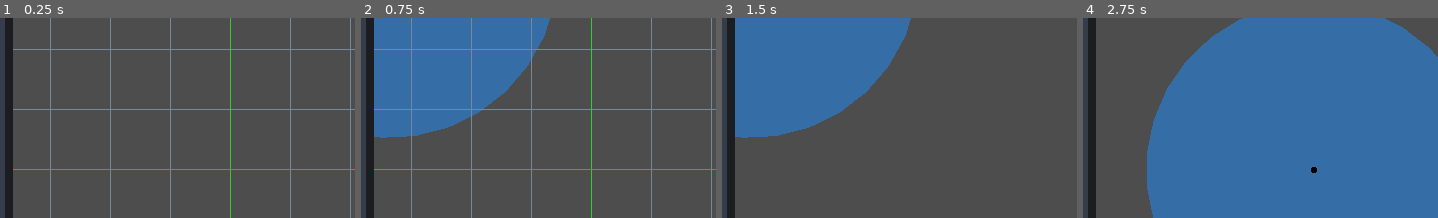
Above: before the commit, frames 1-4 (left to right).
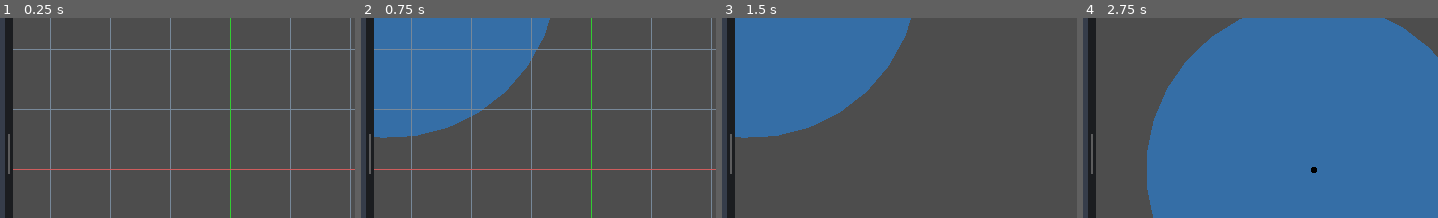
Above: after the commit, the same moments.

Repository: hankedan000/yardscaper
Game: Godot game, scene res://scenes/ui/LayoutPanel/LayoutPanel.tscn
Same seed, same stepped clock (60 frames per second), same inputs: the game is played once before the commit and once after it. This scene is started directly instead of the project's main scene.
Inputs (mouse positions are % of the whole screen's width and height, from its top left):
- Up to frame 1 (0.25 s): no input
- Up to frame 2 (0.75 s): click (41, 4) at 0.5 s
- Up to frame 3 (1.5 s): click (62, 4) at 1.25 s
- Up to frame 4 (2.75 s): tap Enter at 2 s; drag from (69, 54) to (41, 4) at 2.02 s
The pictures show only the part of the screen within x 37-87%, y 16-66%; the shares and areas given below are measured in that part.

The runs differ from the first frame. In frame 1, 0.1% of the frame differs, in the area x 2-3%, y 58-78%; in frame 2, 0.1%; in frame 3, 0.1%; in frame 4, 0.1%.

Commit message:
Fixed issues with many broken property_changed signals

Diff:
--- a/SprinklerDesigner/scenes/ui/ImageNodePropertyEditor/ImageNodePropertyEditor.gd
+++ b/SprinklerDesigner/scenes/ui/ImageNodePropertyEditor/ImageNodePropertyEditor.gd
@@ -1,5 +1,6 @@
 extends GridContainer
 
+@onready var user_label_lineedit := $UserLabelLineEdit
 @onready var width_spinbox  := $WidthSpinBox
 @onready var height_spinbox := $HeightSpinBox
 
@@ -19,6 +20,7 @@
 		img_node = obj
 
 func _sync_ui_to_properties(node: ImageNode):
+	user_label_lineedit.text = node.user_label
 	width_spinbox.value = node.width_ft
 	height_spinbox.value = node.height_ft
 
@@ -30,6 +32,10 @@
 	if img_node is ImageNode:
 		img_node.height_ft = value
 
-func _on_img_node_property_changed(_property, _old_value, _new_value):
+func _on_img_node_property_changed(_obj: WorldObject, _property: StringName, _old_value: Variant, _new_value: Variant) -> void:
 	if img_node is ImageNode:
 		_sync_ui_to_properties(img_node)
+
+func _on_user_label_line_edit_text_submitted(new_text: String) -> void:
+	if img_node is ImageNode:
+		img_node.user_label = new_text
--- a/SprinklerDesigner/scenes/ui/ImageNodePropertyEditor/ImageNodePropertyEditor.tscn
+++ b/SprinklerDesigner/scenes/ui/ImageNodePropertyEditor/ImageNodePropertyEditor.tscn
@@ -7,6 +7,15 @@
 size_flags_vertical = 3
 columns = 2
 script = ExtResource("1_kmjym")
+
+[node name="Label3" type="Label" parent="."]
+layout_mode = 2
+text = "Label: "
+
+[node name="UserLabelLineEdit" type="LineEdit" parent="."]
+layout_mode = 2
+size_flags_horizontal = 3
+tooltip_text = "User-definable label for this sprinkler"
 
 [node name="Label" type="Label" parent="."]
 layout_mode = 2
@@ -32,5 +41,6 @@
 step = 0.001
 suffix = "ft"
 
+[connection signal="text_submitted" from="UserLabelLineEdit" to="." method="_on_user_label_line_edit_text_submitted"]
 [connection signal="value_changed" from="WidthSpinBox" to="." method="_on_width_spin_box_value_changed"]
 [connection signal="value_changed" from="HeightSpinBox" to="." method="_on_height_spin_box_value_changed"]
--- a/SprinklerDesigner/scenes/ui/LayoutPanel/LayoutPanel.tscn
+++ b/SprinklerDesigner/scenes/ui/LayoutPanel/LayoutPanel.tscn
@@ -46,6 +46,7 @@
 [node name="HSplitContainer" type="HSplitContainer" parent="."]
 layout_mode = 2
 theme_override_constants/separation = 0
+theme_override_constants/autohide = 0
 
 [node name="LeftPane" type="TabContainer" parent="HSplitContainer"]
 layout_mode = 2
--- a/SprinklerDesigner/scenes/ui/PolygonNodePropertyEditor/PolygonNodePropertyEditor.gd
+++ b/SprinklerDesigner/scenes/ui/PolygonNodePropertyEditor/PolygonNodePropertyEditor.gd
@@ -41,7 +41,7 @@
 	_ignore_internal_edits = false
 	_ui_needs_sync = false
 
-func _on_poly_node_property_changed(_property, _old_value, _new_value):
+func _on_poly_node_property_changed(_obj: WorldObject, _property: StringName, _old_value: Variant, _new_value: Variant) -> void:
 	if poly_node is PolygonNode:
 		queue_ui_sync()
 
--- a/SprinklerDesigner/scenes/ui/SprinklerPropertyEditor/SprinklerPropertyEditor.gd
+++ b/SprinklerDesigner/scenes/ui/SprinklerPropertyEditor/SprinklerPropertyEditor.gd
@@ -122,5 +122,5 @@
 	if sprinkler is Sprinkler and not _ignore_internal_edits:
 		sprinkler.max_dist_ft = value
 
-func _on_sprinkler_property_changed(_property, _from, _to):
+func _on_sprinkler_property_changed(_obj: WorldObject, _property: StringName, _from: Variant, _to: Variant) -> void:
 	queue_ui_sync()
--- a/SprinklerDesigner/scenes/world_objects/ImageNode/ImageNode.gd
+++ b/SprinklerDesigner/scenes/world_objects/ImageNode/ImageNode.gd
@@ -1,5 +1,8 @@
 extends MoveableNode2D
 class_name ImageNode
+
+const PROP_KEY_WIDTH_FT = &"width_ft"
+const PROP_KEY_HEIGHT_FT = &"height_ft"
 
 @onready var texture_rect := $TextureRect
 
@@ -10,7 +13,7 @@
 		var old_value = width_ft
 		width_ft = value
 		if old_value != width_ft:
-			property_changed.emit('width_ft', old_value, width_ft)
+			property_changed.emit(self, PROP_KEY_WIDTH_FT, old_value, width_ft)
 		if texture_rect:
 			texture_rect.size.x = Utils.ft_to_px(value)
 			queue_redraw()
@@ -20,7 +23,7 @@
 		var old_value = height_ft
 		height_ft = value
 		if old_value != height_ft:
-			property_changed.emit('height_ft', old_value, height_ft)
+			property_changed.emit(self, PROP_KEY_HEIGHT_FT, old_value, height_ft)
 		if texture_rect:
 			texture_rect.size.y = Utils.ft_to_px(value)
 			queue_redraw()
@@ -63,12 +66,12 @@
 func serialize():
 	var obj = super.serialize()
 	obj['filename'] = filename
-	obj['width_ft'] = width_ft
-	obj['height_ft'] = height_ft
+	obj[PROP_KEY_WIDTH_FT] = width_ft
+	obj[PROP_KEY_HEIGHT_FT] = height_ft
 	return obj
 
 func deserialize(obj):
 	super.deserialize(obj)
 	filename = obj['filename']
-	width_ft = Utils.dict_get(obj, 'width_ft', 0)
-	height_ft = Utils.dict_get(obj, 'height_ft', 0)
+	width_ft = Utils.dict_get(obj, PROP_KEY_WIDTH_FT, 0)
+	height_ft = Utils.dict_get(obj, PROP_KEY_HEIGHT_FT, 0)
--- a/SprinklerDesigner/scenes/world_objects/PolygonNode/PolygonNode.gd
+++ b/SprinklerDesigner/scenes/world_objects/PolygonNode/PolygonNode.gd
@@ -2,6 +2,9 @@
 class_name PolygonNode
 
 const PERIMETER_WIDTH = 2
+
+const PROP_KEY_COLOR = &"color"
+const PROP_KEY_POINTS_FT = &"points_ft"
 
 @onready var poly := $Polygon2D
 @onready var coll_poly := $PickArea/CollisionPolygon2D
@@ -11,7 +14,7 @@
 		var old_value = color
 		color = value
 		if old_value != color:
-			property_changed.emit('color', old_value, color)
+			property_changed.emit(self, PROP_KEY_COLOR, old_value, color)
 		queue_redraw()
 
 func _draw():
@@ -137,13 +140,17 @@
 	var points_ft = []
 	for point in poly.polygon:
 		points_ft.append(Utils.vect2_to_pair(Utils.px_to_ft_vec(point)))
-	obj['points_ft'] = points_ft
-	obj['color'] = color.to_html(true) # with alpha = true
+	obj[PROP_KEY_POINTS_FT] = points_ft
+	obj[PROP_KEY_COLOR] = color.to_html(true) # with alpha = true
 	return obj
 
 func deserialize(obj):
 	super.deserialize(obj)
-	var points_ft = Utils.dict_get(obj, 'points_ft', [])
+	var points_ft = Utils.dict_get(obj, PROP_KEY_POINTS_FT, [])
 	for point in points_ft:
 		add_point(Utils.ft_to_px_vec(Utils.pair_to_vect2(point)))
-	color = Utils.dict_get(obj, 'color', color)
+	color = Utils.dict_get(obj, PROP_KEY_COLOR, color)
+
+func _on_property_changed(_obj: WorldObject, property_key: StringName, _from: Variant, _to: Variant) -> void:
+	if is_inside_tree() and property_key == WorldObject.PROP_KEY_USER_LABEL:
+		_update_info_label()
--- a/SprinklerDesigner/scenes/world_objects/PolygonNode/PolygonNode.tscn
+++ b/SprinklerDesigner/scenes/world_objects/PolygonNode/PolygonNode.tscn
@@ -16,3 +16,5 @@
 disabled = true
 
 [node name="CollisionPolygon2D" type="CollisionPolygon2D" parent="PickArea" index="1"]
+
+[connection signal="property_changed" from="." to="." method="_on_property_changed"]
--- a/SprinklerDesigner/scenes/world_objects/Sprinkler/Sprinkler.gd
+++ b/SprinklerDesigner/scenes/world_objects/Sprinkler/Sprinkler.gd
@@ -8,6 +8,10 @@
 const DEFAULT_MIN_SWEEP_DEG = 0.0
 const DEFAULT_MAX_SWEEP_DEG = 360.0
 
+const PROP_KEY_ZONE = &"zone"
+const PROP_MIN_SWEEP_DEG = &"min_sweep_deg"
+const PROP_MAX_SWEEP_DEG = &"max_sweep_deg"
+
 func is_set(value: float):
 	return not is_nan(value)
 
@@ -16,14 +20,14 @@
 		var old_value = zone
 		zone = value
 		if old_value != zone:
-			property_changed.emit('zone', old_value, zone)
+			property_changed.emit(self, PROP_KEY_ZONE, old_value, zone)
 
 var min_dist_ft : float = NAN :
 	get:
 		if is_set(min_dist_ft):
 			return min_dist_ft
 		if _head_info:
-			return _head_info['min_dist_ft']
+			return _head_info[PROP_KEY_MIN_DIST_FT]
 		return DEFAULT_MIN_DIST_FT
 	set(value):
 		var old_value = min_dist_ft
@@ -31,14 +35,14 @@
 		if old_value != min_dist_ft:
 			_cap_values()
 			queue_redraw()
-			property_changed.emit('min_dist_ft', old_value, min_dist_ft)
+			property_changed.emit(self, PROP_KEY_MIN_DIST_FT, old_value, min_dist_ft)
 
 var max_dist_ft : float = NAN :
 	get:
 		if is_set(max_dist_ft):
 			return max_dist_ft
 		if _head_info:
-			return _head_info['max_dist_ft']
+			return _head_info[PROP_KEY_MAX_DIST_FT]
 		return DEFAULT_MAX_DIST_FT
 	set(value):
 		var old_value = max_dist_ft
@@ -46,7 +50,7 @@
 		if old_value != max_dist_ft:
 			_cap_values()
 			queue_redraw()
-			property_changed.emit('max_dist_ft', old_value, max_dist_ft)
+			property_changed.emit(self, PROP_KEY_MAX_DIST_FT, old_value, max_dist_ft)
 
 var dist_ft : float = NAN :
 	get:
@@ -59,14 +63,14 @@
 		if old_value != dist_ft:
 			_cap_values()
 			queue_redraw()
-			property_changed.emit('dist_ft', old_value, dist_ft)
+			property_changed.emit(self, PROP_KEY_DIST_FT, old_value, dist_ft)
 
 var min_sweep_deg : float = NAN :
 	get:
 		if is_set(min_sweep_deg):
 			return min_sweep_deg
 		if _head_info:
-			return _head_info['min_sweep_deg']
+			return _head_info[PROP_MIN_SWEEP_DEG]
 		return DEFAULT_MIN_SWEEP_DEG
 	set(value):
 		var old_value = min_sweep_deg
@@ -74,14 +78,14 @@
 		if old_value != min_sweep_deg:
 			_cap_values()
 			queue_redraw()
-			property_changed.emit('min_sweep_deg', old_value, min_sweep_deg)
+			property_changed.emit(self, PROP_MIN_SWEEP_DEG, old_value, min_sweep_deg)
 
 var max_sweep_deg : float = NAN :
 	get:
 		if is_set(max_sweep_deg):
 			return max_sweep_deg
 		if _head_info:
-			return _head_info['max_sweep_deg']
+			return _head_info[PROP_MAX_SWEEP_DEG]
 		return DEFAULT_MAX_SWEEP_DEG
 	set(value):
 		var old_value = max_sweep_deg
@@ -89,7 +93,7 @@
 		if old_value != max_sweep_deg:
 			_cap_values()
 			queue_redraw()
-			property_changed.emit('max_sweep_deg', old_value, max_sweep_deg)
+			property_changed.emit(self, PROP_MAX_SWEEP_DEG, old_value, max_sweep_deg)
 
 var sweep_deg : float = NAN :
 	get:
@@ -104,7 +108,7 @@
 		if old_value != sweep_deg:
 			_cap_values()
 			queue_redraw()
-			property_changed.emit('sweep_deg', old_value, sweep_deg)
+			property_changed.emit(self, PROP_KEY_SWEEP_DEG, old_value, sweep_deg)
 
 var manufacturer : String = "" :
 	set(value):
@@ -114,7 +118,7 @@
 		if old_value != manufacturer:
 			_cap_values()
 			queue_redraw()
-			property_changed.emit('manufacturer', old_value, manufacturer)
+			property_changed.emit(self, PROP_KEY_MANUFACTURER, old_value, manufacturer)
 
 var model : String = "" :
 	set(value):
@@ -124,7 +128,7 @@
 		if old_value != model:
 			_cap_values()
 			queue_redraw()
-			property_changed.emit('model', old_value, model)
+			property_changed.emit(self, PROP_KEY_MODEL, old_value, model)
 
 var show_min_dist := false :
 	set(value):
@@ -160,26 +164,33 @@
 func get_subclass() -> String:
 	return "Sprinkler"
 
+const PROP_KEY_DIST_FT = &"dist_ft"
+const PROP_KEY_MIN_DIST_FT = &"min_dist_ft"
+const PROP_KEY_MAX_DIST_FT = &"max_dist_ft"
+const PROP_KEY_SWEEP_DEG = &"sweep_deg"
+const PROP_KEY_MANUFACTURER = &"manufacturer"
+const PROP_KEY_MODEL = &"model"
+
 func serialize():
 	var obj = super.serialize()
-	obj['dist_ft'] = dist_ft
-	obj['min_dist_ft'] = min_dist_ft
-	obj['max_dist_ft'] = max_dist_ft
-	obj['sweep_deg'] = int(sweep_deg)
-	obj['manufacturer'] = manufacturer
-	obj['model'] = model
-	obj['zone'] = zone
+	obj[PROP_KEY_DIST_FT] = dist_ft
+	obj[PROP_KEY_MIN_DIST_FT] = min_dist_ft
+	obj[PROP_KEY_MAX_DIST_FT] = max_dist_ft
+	obj[PROP_KEY_SWEEP_DEG] = int(sweep_deg)
+	obj[PROP_KEY_MANUFACTURER] = manufacturer
+	obj[PROP_KEY_MODEL] = model
+	obj[PROP_KEY_ZONE] = zone
 	return obj
 
 func deserialize(obj):
 	super.deserialize(obj)
-	sweep_deg = obj['sweep_deg']
-	manufacturer = obj['manufacturer']
-	model = obj['model']
-	dist_ft = Utils.dict_get(obj, 'dist_ft', max_dist_ft)
-	min_dist_ft = Utils.dict_get(obj, 'min_dist_ft', min_dist_ft)
-	max_dist_ft = Utils.dict_get(obj, 'max_dist_ft', max_dist_ft)
-	zone = Utils.dict_get(obj, 'zone', 1)
+	sweep_deg = obj[PROP_KEY_SWEEP_DEG]
+	manufacturer = obj[PROP_KEY_MANUFACTURER]
+	model = obj[PROP_KEY_MODEL]
+	dist_ft = Utils.dict_get(obj, PROP_KEY_DIST_FT, max_dist_ft)
+	min_dist_ft = Utils.dict_get(obj, PROP_KEY_MIN_DIST_FT, min_dist_ft)
+	max_dist_ft = Utils.dict_get(obj, PROP_KEY_MAX_DIST_FT, max_dist_ft)
+	zone = Utils.dict_get(obj, PROP_KEY_ZONE, 1)
 
 func _draw():
 	var stop_angle = deg_to_rad(sweep_deg)
--- a/SprinklerDesigner/scenes/world_objects/WorldObject/WorldObject.gd
+++ b/SprinklerDesigner/scenes/world_objects/WorldObject/WorldObject.gd
@@ -1,7 +1,12 @@
 extends Node2D
 class_name WorldObject
 
-signal property_changed(obj, property, from, to)
+signal property_changed(obj: WorldObject, property_key: StringName, from, to)
+
+const PROP_KEY_POSITION_FT = &"position_ft"
+const PROP_KEY_USER_LABEL = &"user_label"
+const PROP_KEY_ROTATION_DEG = &"rotation_deg"
+const PROP_KEY_INFO_LABEL_VISIBLE = &"info_label.visible"
 
 @onready var info_label : Label = $InfoLabel
 
@@ -13,7 +18,7 @@
 		var old_value = user_label
 		user_label = value
 		if old_value != user_label:
-			property_changed.emit('user_label', old_value, user_label)
+			property_changed.emit(self, PROP_KEY_USER_LABEL, old_value, user_label)
 
 func _ready():
 	# locate our parent WorldViewportContainer
@@ -50,21 +55,21 @@
 	var old_value = info_label.visible
 	info_label.visible = new_visible
 	if old_value != new_visible:
-		property_changed.emit('info_label.visible', old_value, new_visible)
+		property_changed.emit(self, PROP_KEY_INFO_LABEL_VISIBLE, old_value, new_visible)
 
 func serialize():
 	return {
 		'subclass' : get_subclass(),
-		'position_ft' : Utils.vect2_to_pair(Utils.px_to_ft_vec(position)),
-		'rotation_deg' : int(rotation_degrees),
-		'user_label' : user_label,
-		'info_label.visible': info_label.visible
+		PROP_KEY_POSITION_FT : Utils.vect2_to_pair(Utils.px_to_ft_vec(position)),
+		PROP_KEY_ROTATION_DEG : int(rotation_degrees),
+		PROP_KEY_USER_LABEL : user_label,
+		PROP_KEY_INFO_LABEL_VISIBLE: info_label.visible
 	}
 
 func deserialize(obj):
 	if ! _is_ready:
 		await ready
-	position = Utils.ft_to_px_vec(Utils.pair_to_vect2(obj['position_ft']))
-	rotation_degrees = obj['rotation_deg']
-	user_label = obj['user_label']
-	info_label.visible = Utils.dict_get(obj, 'info_label.visible', false)
+	position = Utils.ft_to_px_vec(Utils.pair_to_vect2(obj[PROP_KEY_POSITION_FT]))
+	rotation_degrees = obj[PROP_KEY_ROTATION_DEG]
+	user_label = obj[PROP_KEY_USER_LABEL]
+	info_label.visible = Utils.dict_get(obj, PROP_KEY_INFO_LABEL_VISIBLE, false)
--- a/SprinklerDesigner/scripts/Project.gd
+++ b/SprinklerDesigner/scripts/Project.gd
@@ -143,7 +143,7 @@
 		return
 
 	# connect signal handlers
-	obj.property_changed.connect(_on_node_property_changed.bind(obj))
+	obj.property_changed.connect(_on_node_property_changed)
 	if obj is MoveableNode2D:
 		obj.moved.connect(_on_node_moved)
 	objects.append(obj)
@@ -270,8 +270,8 @@
 			pname = parts[-1]
 	return pname
 
-func _on_node_property_changed(property, from, to, node):
-	node_changed.emit(node, ChangeType.PROP_EDIT, [property, from, to])
+func _on_node_property_changed(obj: WorldObject, property_key: StringName, from: Variant, to: Variant) -> void:
+	node_changed.emit(obj, ChangeType.PROP_EDIT, [property_key, from, to])
 	has_edits = true
 
 func _on_node_moved(node, from_xy, to_xy):
